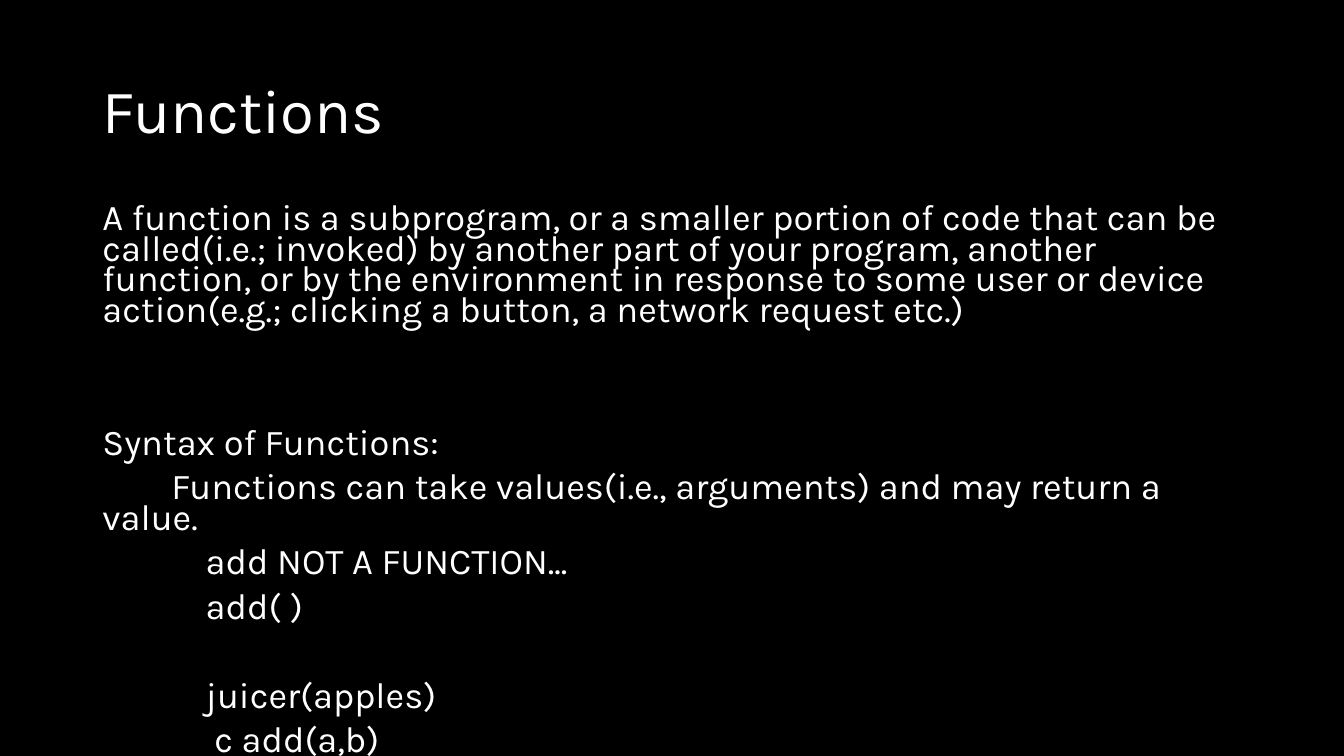
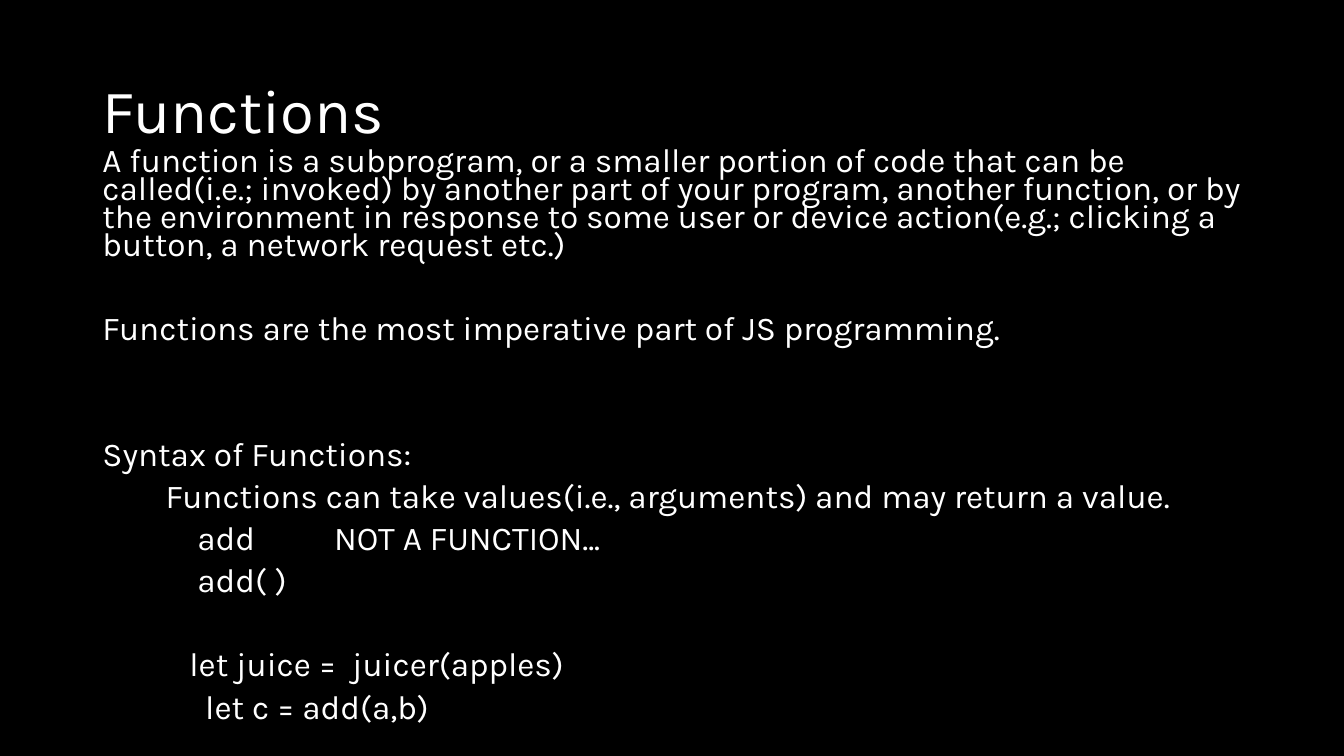
Before and after one commit to natiquekeyin/fall2024, a slide deck: slide 19 of JavaScript/Week2/Week 2.pptx. Drawn at 1344x756 pixels with LibreOffice and Linux fonts; fonts in the diff are those of the drawing. Boxes give left, top, right and bottom in pixels: in the first picture for what was removed or moved away, otherwise in the second. Text is boxed around its words. In the diff, an @@ line names an element or a change of style, - is before the commit and + after.

```diff
--- a/JavaScript/Week2/Week 2.pptx
+++ b/JavaScript/Week2/Week 2.pptx
@@ text "A function is a subprogram, ...": place and size @@
-text "A function is a subprogram, ..." at box(102, 205, 1216, 756)
+text "A function is a subprogram, ..." at box(102, 149, 1240, 723)
@@ text at box(102, 149, 1240, 596): size 25.9 to 23.8 pt in "A function is a subprogram, or a ...", "Syntax of Functions:", "Functions can take values(i.e., arguments) and may ...", "add NOT A FUNCTION..." and 1 more places @@
@@ text at box(102, 317, 1000, 349): paragraph added @@
+Functions are the most imperative part of JS programming.
@@ text at box(189, 652, 564, 723): text changed; size 25.9 to 23.8 pt @@
-juicer(apples)
-c add(a,b)
+let juice = juicer(apples)
+let c = add(a,b)
```
Also in this commit, not shown: 2 other slides changed, 1 other file.
